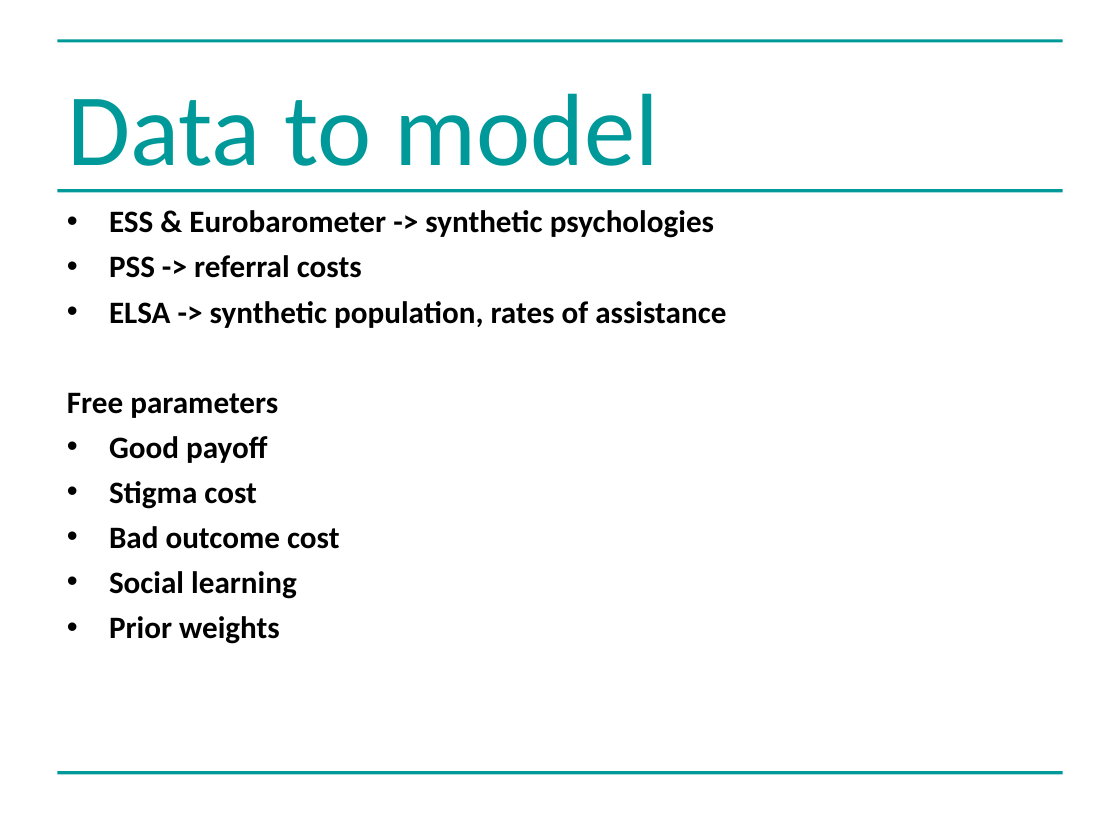
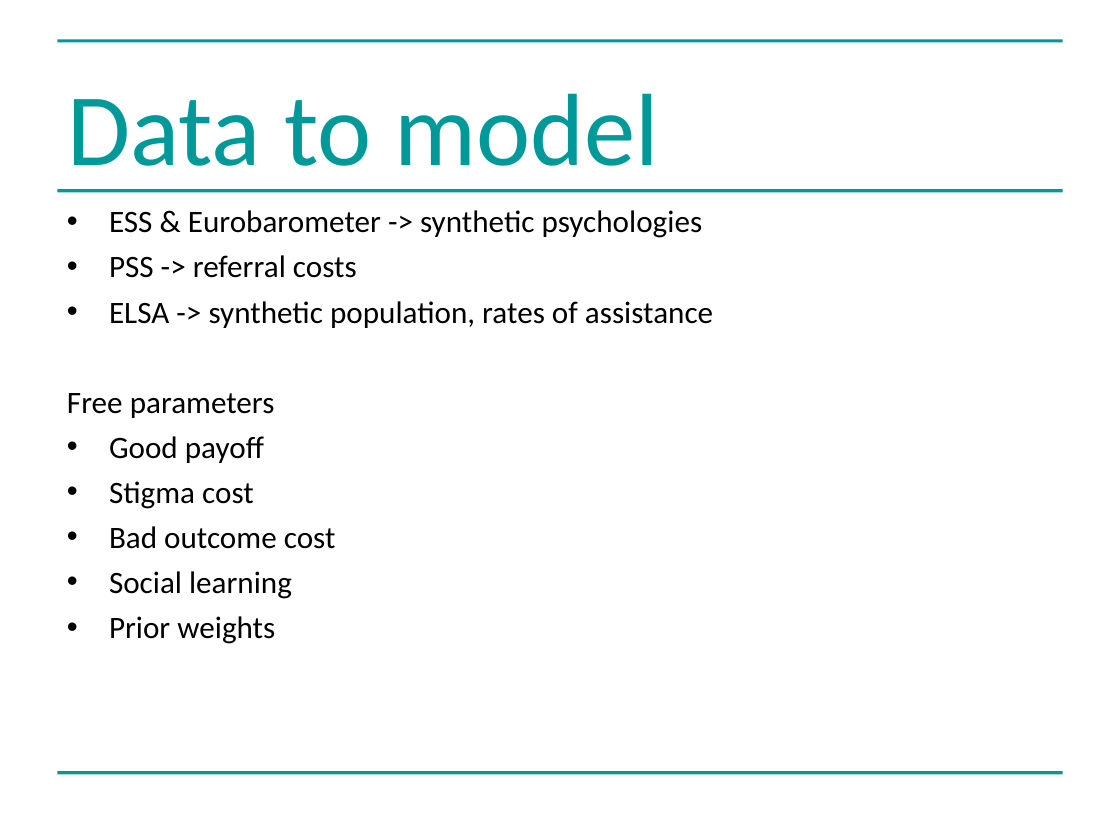
Before and after one commit to greenape/bsps2015, a slide deck: slide 8 of presentation/risky_aging_bsps.ppt. Drawn at 1120x840 pixels with LibreOffice and Linux fonts; fonts in the diff are those of the drawing. Boxes give left, top, right and bottom in pixels: in the first picture for what was removed or moved away, otherwise in the second. Text is boxed around its words. In the diff, an @@ line names an element or a change of style, - is before the commit and + after.

```diff
--- a/presentation/risky_aging_bsps.ppt
+++ b/presentation/risky_aging_bsps.ppt
@@ text "ESS & Eurobarometer -> synthetic ..." at (67,210,713,644): bold off @@
```
Also in this commit, not shown: 6 other slides changed.
